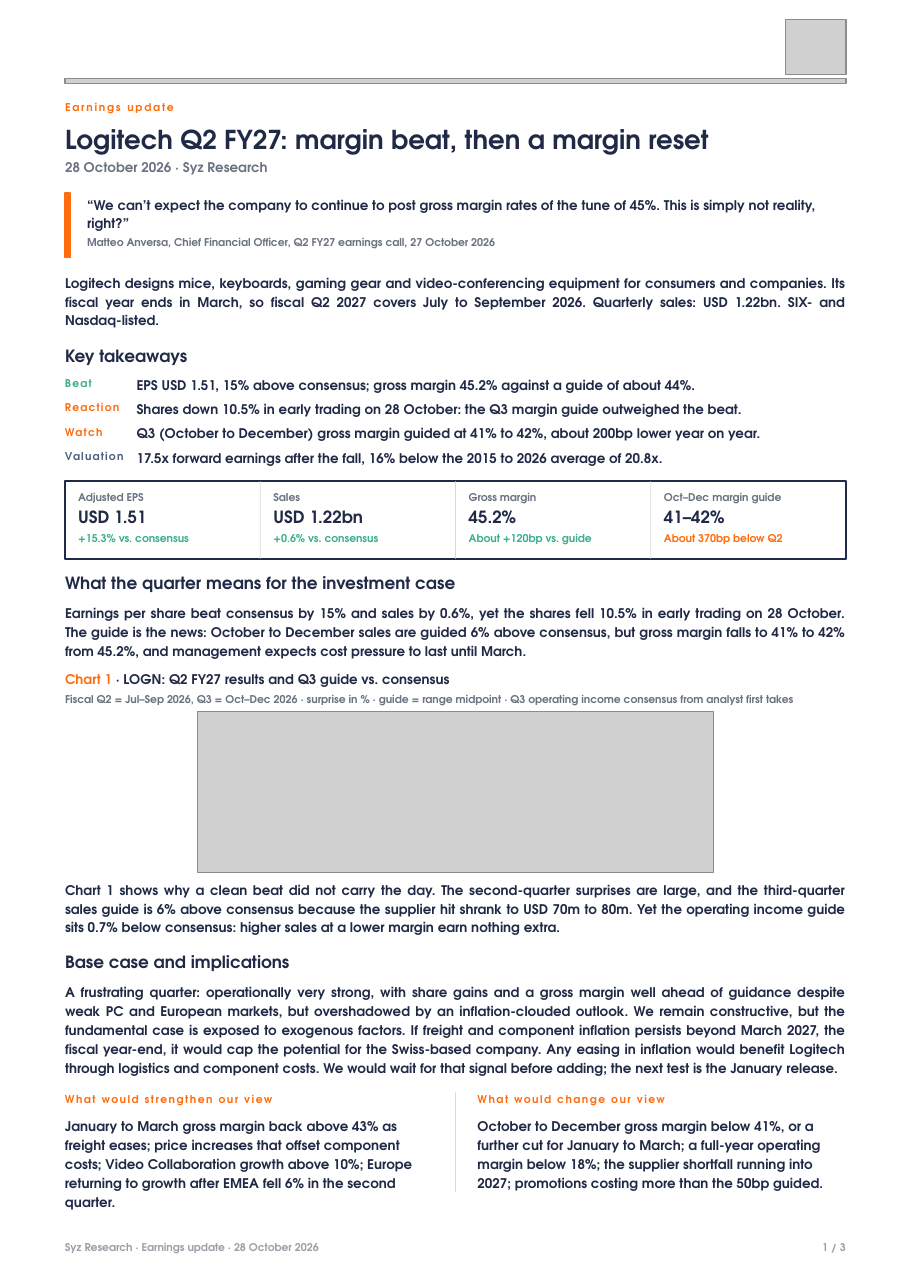
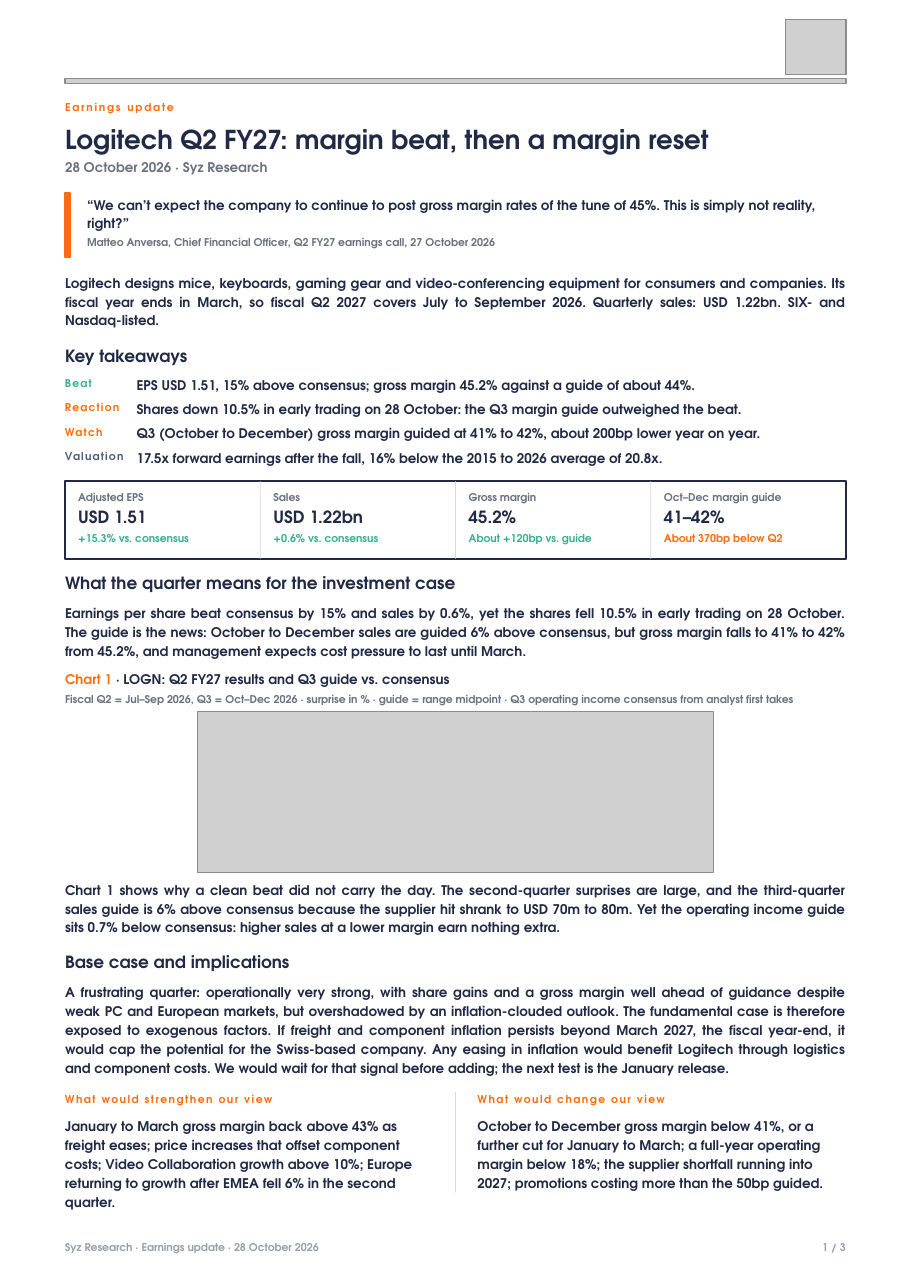
Before and after one commit to jb-db05/syz-earnings, a slide deck: slide 1 of reports/LOGN_Q2_FY27/Earnings_Update_LOGN_Q2FY27.pptx. Drawn at 911x1288 pixels with LibreOffice and Linux fonts; fonts in the diff are those of the drawing; grey boxes stand for pictures. Boxes give left, top, right and bottom in pixels: in the first picture for what was removed or moved away, otherwise in the second. Text is boxed around its words. In the diff, an @@ line names an element or a change of style, - is before the commit and + after.

```diff
--- a/reports/LOGN_Q2_FY27/Earnings_Update_LOGN_Q2FY27.pptx
+++ b/reports/LOGN_Q2_FY27/Earnings_Update_LOGN_Q2FY27.pptx
@@ text at [65,986,845,1076]: text changed @@
-A frustrating quarter: operationally very strong, with share gains and a gross margin well ahead of guidance despite weak PC and European markets, but overshadowed by an inflation-clouded outlook. We remain constructive, but the fundamental case is exposed to exogenous factors. If freight and component inflation persists beyond March 2027, the fiscal year-end, it would cap the potential for the Swiss-based company. Any easing in inflation would benefit Logitech through logistics and component costs. We would wait for that signal before adding; the next test is the January release.
+A frustrating quarter: operationally very strong, with share gains and a gross margin well ahead of guidance despite weak PC and European markets, but overshadowed by an inflation-clouded outlook. The fundamental case is therefore exposed to exogenous factors. If freight and component inflation persists beyond March 2027, the fiscal year-end, it would cap the potential for the Swiss-based company. Any easing in inflation would benefit Logitech through logistics and component costs. We would wait for that signal before adding; the next test is the January release.
```
Also in this commit, not shown: 3 other files.
